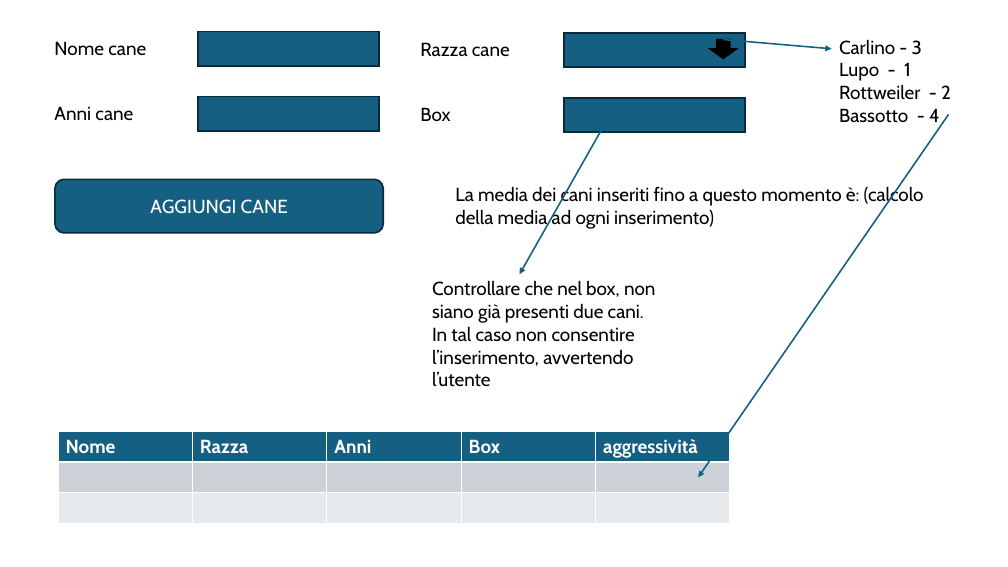
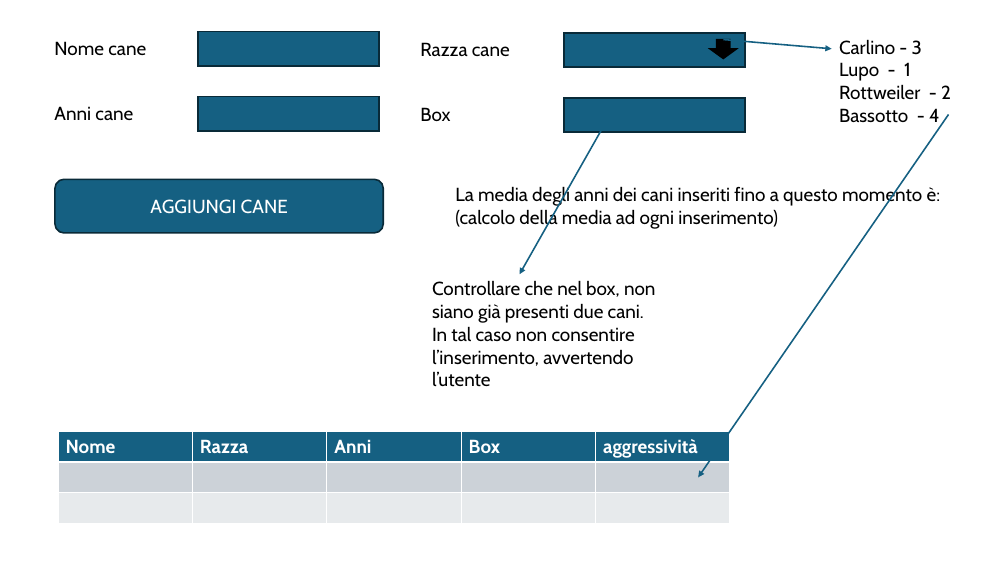
Before and after one commit to mvaleei/Angular_11_11, a slide deck: slide 1 of Eserczio2.pptx. Drawn at 1008x567 pixels with LibreOffice and Linux fonts; fonts in the diff are those of the drawing. Boxes give left, top, right and bottom in pixels: in the first picture for what was removed or moved away, otherwise in the second. Text is boxed around its words. In the diff, an @@ line names an element or a change of style, - is before the commit and + after.

Commit message:
Aggiornata la media

```diff
--- a/Eserczio2.pptx
+++ b/Eserczio2.pptx
@@ text at bbox=[455, 186, 941, 229]: text changed @@
-La media dei cani inseriti fino a questo momento è: (calcolo della media ad ogni inserimento)
+La media degli anni dei cani inseriti fino a questo momento è: (calcolo della media ad ogni inserimento)
```
